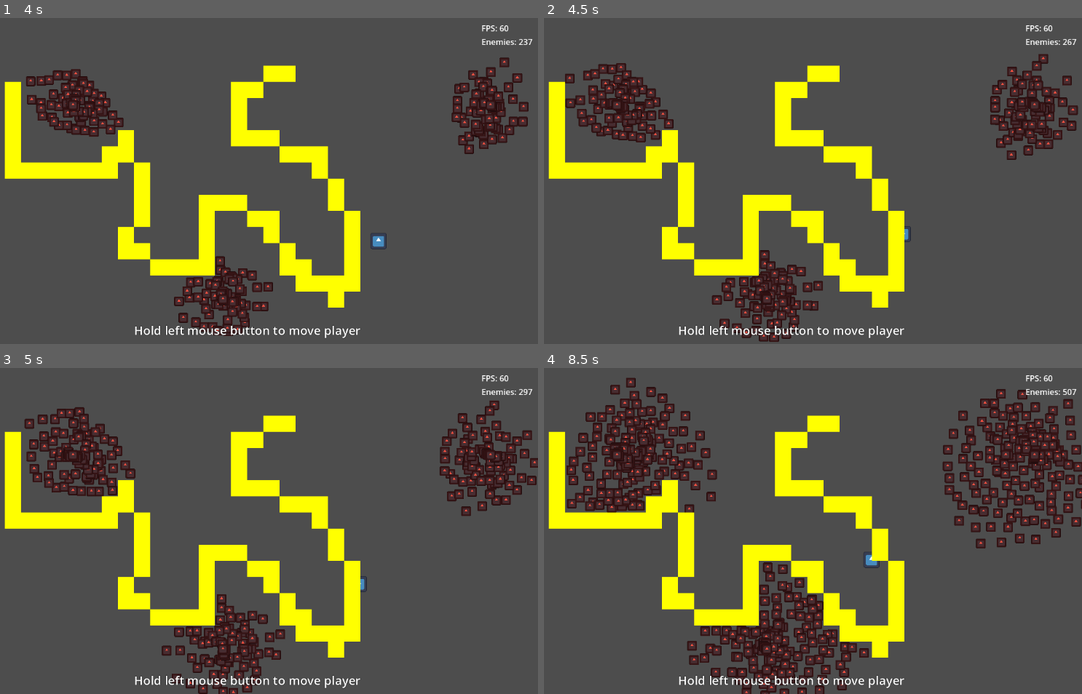
Above: before the commit, frames 1-4 (two rows, left to right).
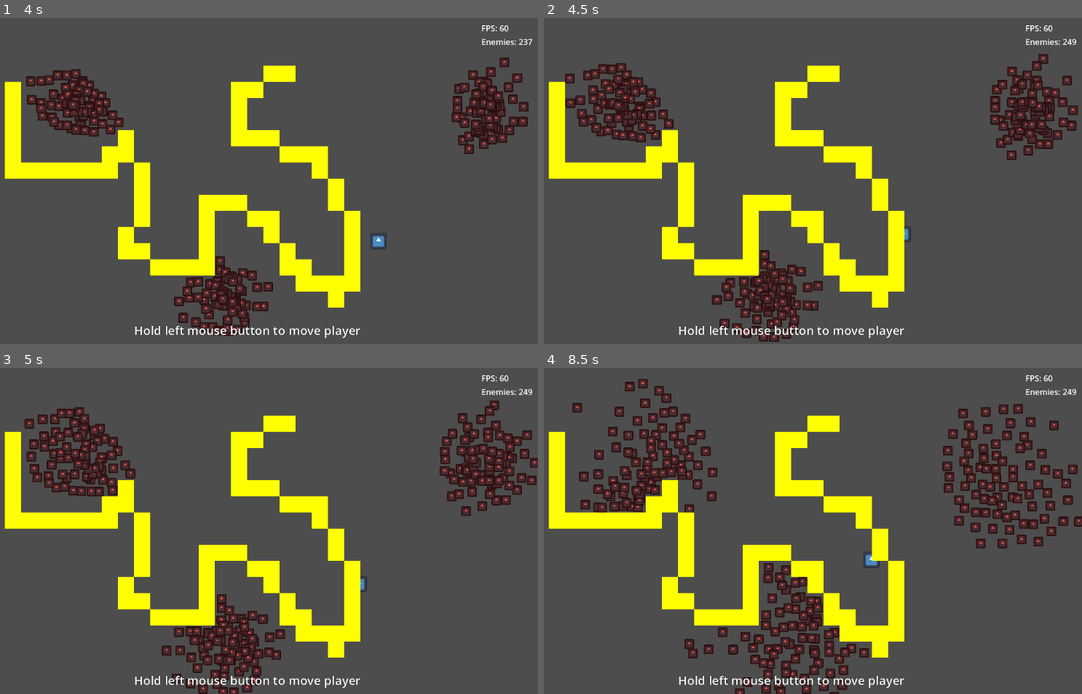
Above: after the commit, the same moments.

Repository: Griiimon/Manymies
Game: Godot game, scene res://main.tscn
Same seed, same stepped clock (60 frames per second), same inputs: the game is played once before the commit and once after it. The engine's default icon, where the game draws it, is replaced by a stand-in: a white triangle on a blue panel in a dark square.
Inputs (mouse positions are in pixels of both pictures, inside the frame that each line leads up to):
- Up to frame 1 (4 s): move the mouse to (376, 164) at 0.52 s; click (376, 164) at 0.67 s; move the mouse to (129, 197) at 1.27 s; click (129, 197) at 1.42 s; move the mouse to (306, 109) at 2.02 s; click (306, 109) at 2.17 s; move the mouse to (220, 246) at 2.77 s; click (220, 246) at 2.92 s; move the mouse to (419, 229) at 3.52 s; click (419, 229) at 3.67 s
- Up to frame 2 (4.5 s): tap P (pause_spawner, bound only after the commit) at 4.15 s; move the mouse to (619, 132) at 4.27 s; click (619, 132) at 4.42 s
- Up to frame 3 (5 s): no input
- Up to frame 4 (8.5 s): move the mouse to (818, 531) at 5.02 s; click (818, 531) at 5.17 s; move the mouse to (705, 449) at 5.77 s; click (705, 449) at 5.92 s; move the mouse to (920, 514) at 6.52 s; click (920, 514) at 6.67 s; move the mouse to (673, 547) at 7.27 s; click (673, 547) at 7.42 s; move the mouse to (850, 459) at 8.02 s; click (850, 459) at 8.17 s

Frame 1 is identical in both runs. In frame 2, 0.3% of the frame differs, in the area x 11-99%, y 6-96%; in frame 3, 2.1%; in frame 4, 14%, in the area x 4-100%, y 2-100%.

Commit message:
spawner pausing

Diff:
--- a/project.godot
+++ b/project.godot
@@ -19,6 +19,14 @@
 
 Global="*res://global.gd"
 
+[input]
+
+pause_spawner={
+"deadzone": 0.5,
+"events": [Object(InputEventKey,"resource_local_to_scene":false,"resource_name":"","device":-1,"window_id":0,"alt_pressed":false,"shift_pressed":false,"ctrl_pressed":false,"meta_pressed":false,"pressed":false,"keycode":0,"physical_keycode":80,"key_label":0,"unicode":112,"location":0,"echo":false,"script":null)
+]
+}
+
 [layer_names]
 
 2d_physics/layer_1="Player"
--- a/spawner/enemy_spawner.gd
+++ b/spawner/enemy_spawner.gd
@@ -4,6 +4,8 @@
 @export var spawn_interval: float= 0.1
 
 @onready var timer: Timer = $Timer
+
+var paused:= false
 
 
 
@@ -12,7 +14,13 @@
 	timer.start()
 
 
+func _process(delta: float) -> void:
+	if Input.is_action_just_pressed("pause_spawner"):
+		paused= not paused
+
+
 func spawn_enemy():
+	if paused: return
 	var obj: BaseEnemy= enemy_scene.instantiate()
 	obj.position= position
 	Global.enemies.add_child(obj)
